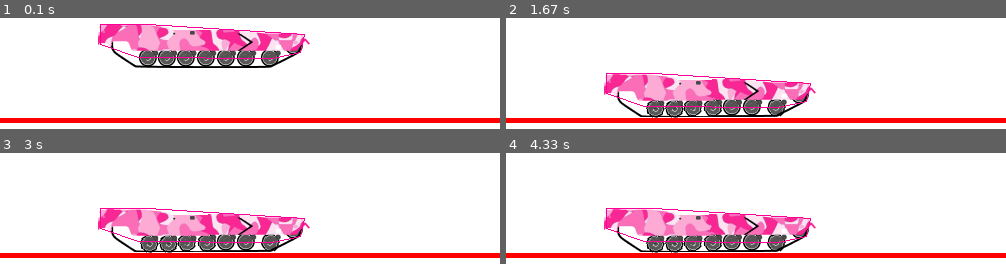
Above: before the commit, frames 1-4 (two rows, left to right).
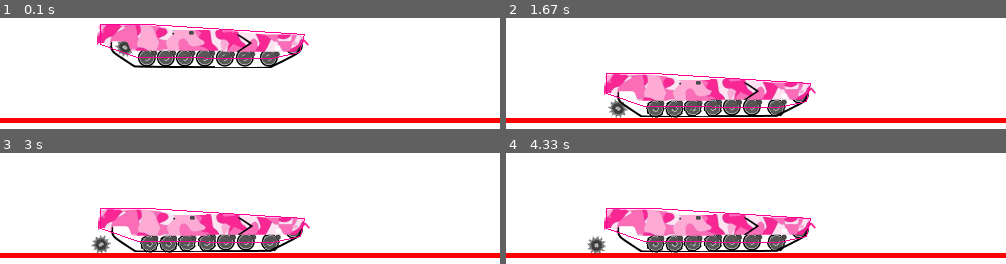
Above: after the commit, the same moments.

Repository: semboko/pygame_sandbox_luka
Game: pygame game, started from main.py
The game is run twice, just before and just after one commit, with the same random seed, the same clock (stepped at 60 frames per second) and the same inputs.
Inputs:
- Up to frame 1 (0.1 s): no input
- Up to frame 2 (1.67 s): no input
- Up to frame 3 (3 s): no input
- Up to frame 4 (4.33 s): no input

The runs differ from the first frame. In frame 1, 4.1% of the frame differs, in the area x 19-62%, y 6-46%; in frame 2, 0.4%; in frame 3, 0.4%; in frame 4, 0.5%.

Commit message:
Added rear wheel

Diff:
--- a/components/tank.py
+++ b/components/tank.py
@@ -1,4 +1,4 @@
-from pymunk import Vec2d, Body, Poly, Space, PivotJoint, ShapeFilter
+from pymunk import Vec2d, Body, Poly, Space, PivotJoint, ShapeFilter, SimpleMotor
 from pygame import Surface, draw, image, transform
 from components.ball import Ball
 from utils import convert
@@ -66,6 +66,17 @@
         )
 
 
+class RearWheel(Wheel):
+    def __init__(self, *args, **kwargs):
+        super().__init__(*args)
+
+        tb: TankBase = kwargs["tb"]
+        space: Space = self.body.space
+
+        self.image = image.load("./assets/rear_wheel.png")
+        self.motor = SimpleMotor(self.body, tb.body, 1)
+        space.add(self.motor)
+
 
 class Tank:
     def __init__(self, origin: Vec2d, space: Space) -> None:
@@ -76,6 +87,17 @@
         self.tb.shape.filter = self.cf
 
         self.wheels = self.create_wheels(space)
+
+        self.rw = self.create_rear_wheel(space)
+
+
+    def create_rear_wheel(self, space: Space) -> RearWheel:
+        r = 9
+        coord = self.origin + Vec2d(14, -42) + Vec2d(r, -r)
+        wheel = RearWheel(coord, r, space, tb=self.tb)
+        wheel.shape.filter = self.cf
+
+        return wheel
 
     def create_wheels(self, space: Space) -> List[Wheel]:
         r = 9
@@ -105,4 +127,5 @@
     def render(self, display: Surface) -> None:
         for wheel in self.wheels:
             wheel.render(display)
+        self.rw.render(display)
         self.tb.render(display)
